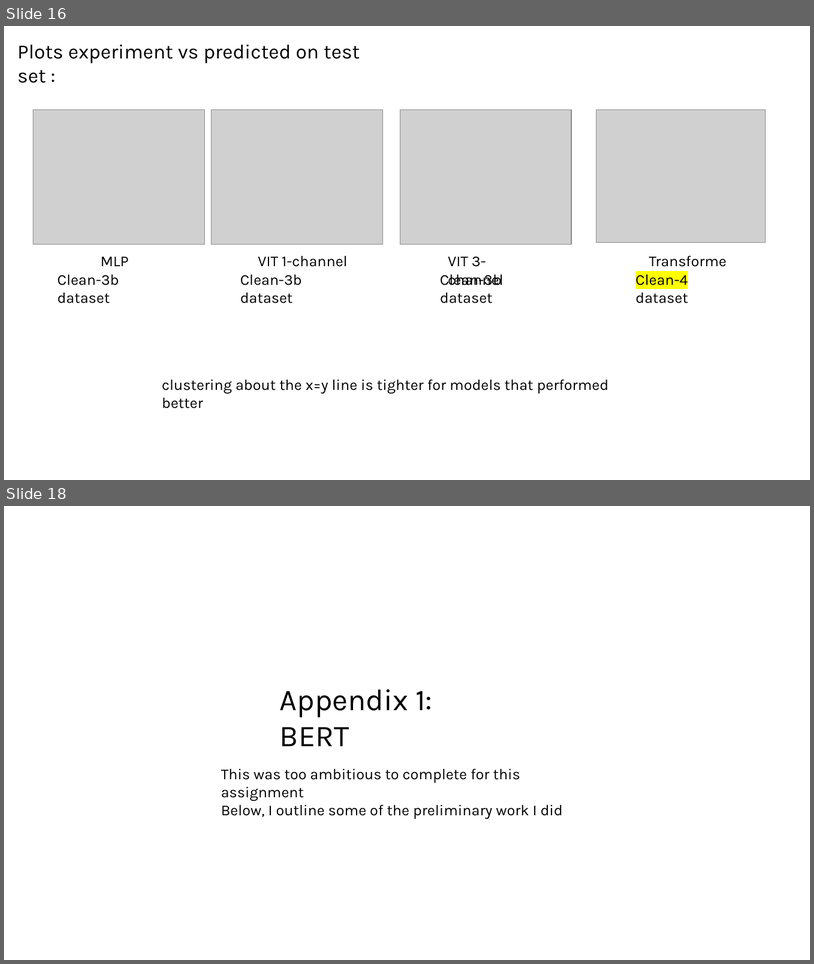
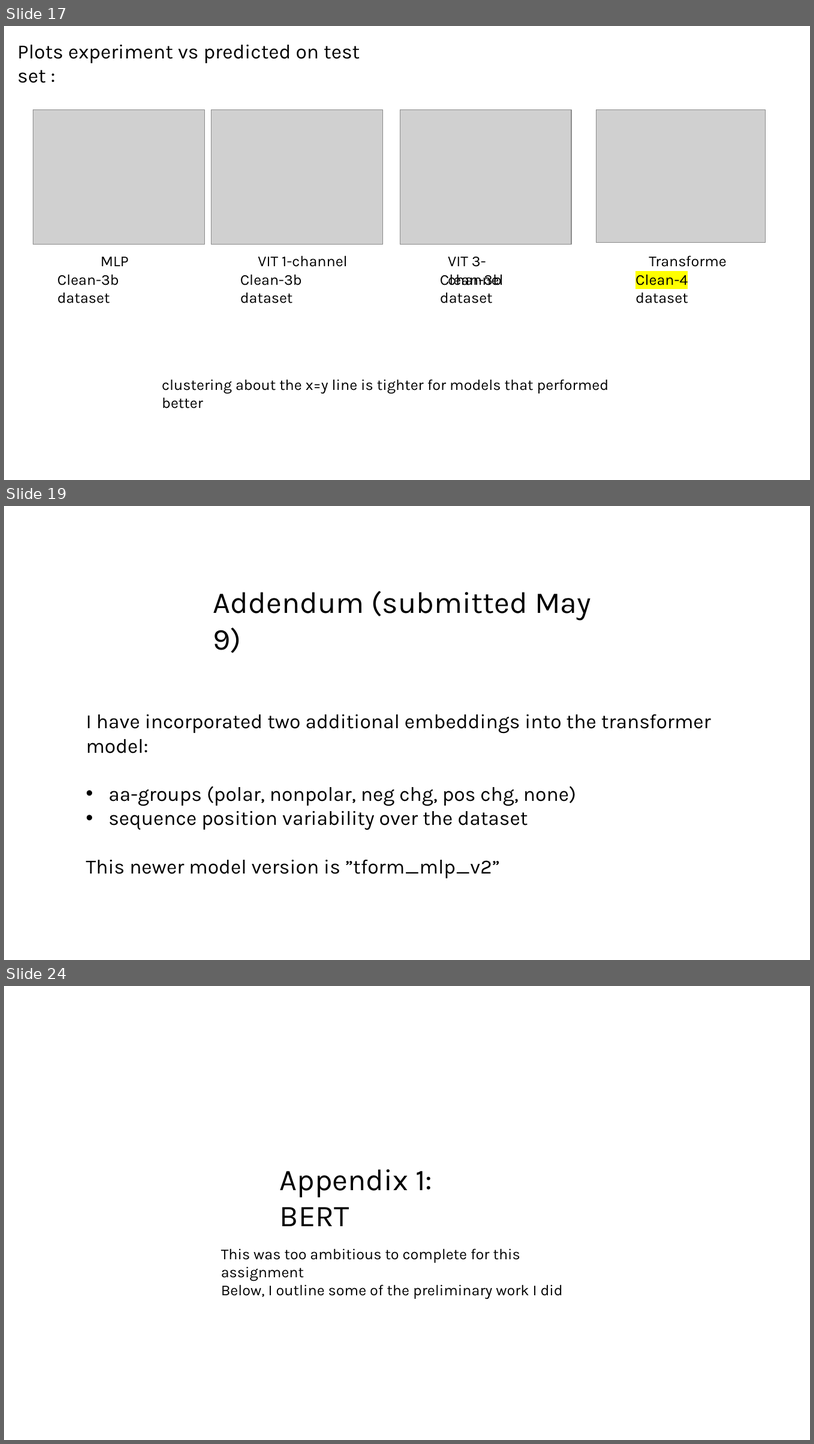
Before and after one commit to planaria158/BERT-antibody-antigen-binding-energy, a slide deck: Homework-aAlphaBio.pptx. Shown one above the other, each under a label of ours: slides 16 and 18 before the commit, slides 17, 19 and 24 after it; the slides between them are not shown. The pictures are 814x964 and 814x1444 pixels, drawn with LibreOffice and Linux fonts; fonts in the diff are those of the drawing; grey boxes stand for pictures. Boxes give left, top, right and bottom in pixels: in the first picture for what was removed or moved away, otherwise in the second. Text is boxed around its words. In the diff, an @@ line names an element or a change of style, - is before the commit and + after.

Commit message:
slide deck for Addendum May9

```diff
--- a/Homework-aAlphaBio.pptx
+++ b/Homework-aAlphaBio.pptx
@@ slide 19 added at bbox=[4, 506, 810, 960], background #FFFFFF @@
@@ text added at bbox=[213, 591, 591, 653], 36 pt, text #000000 @@
+Addendum (submitted May 9)
@@ text added at bbox=[86, 714, 711, 878], 24 pt, text #000000 @@
+I have incorporated two additional embeddings into the transformer model:
+• aa-groups (polar, nonpolar, neg chg, pos chg, none)
+• sequence position variability over the dataset
+This newer model version is ”tform_mlp_v2”
@@ what was slide 16 is now slide 17 @@
@@ what was slide 18 is now slide 24 @@
```
Also in this commit, not shown: 11 slides changed, 5 other slides added.
